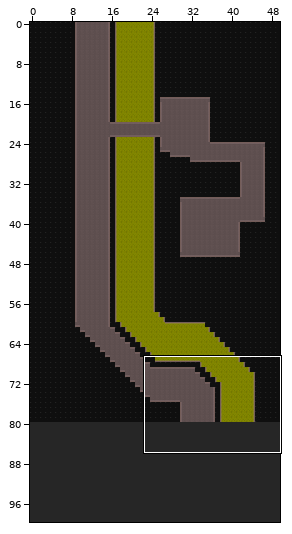
One commit to this Tiled map: resources/scenes/map/sewageSection.tmx. The picture above shows the old version from afar; the outline marks the close-up.
Close-up. Before the commit:
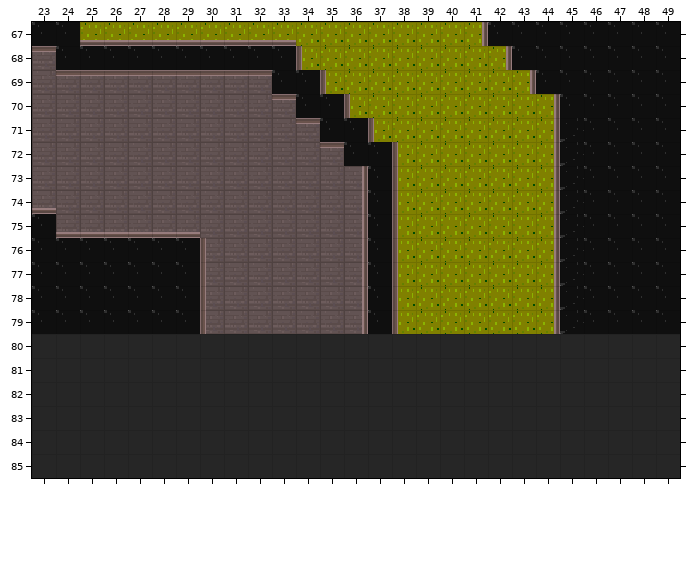
Cells are 16x16 px. Shown: x 23..49, y 67..85. The commit also changed other parts of the map, which this record leaves out. The old version is drawn lined up with the new one.
After:
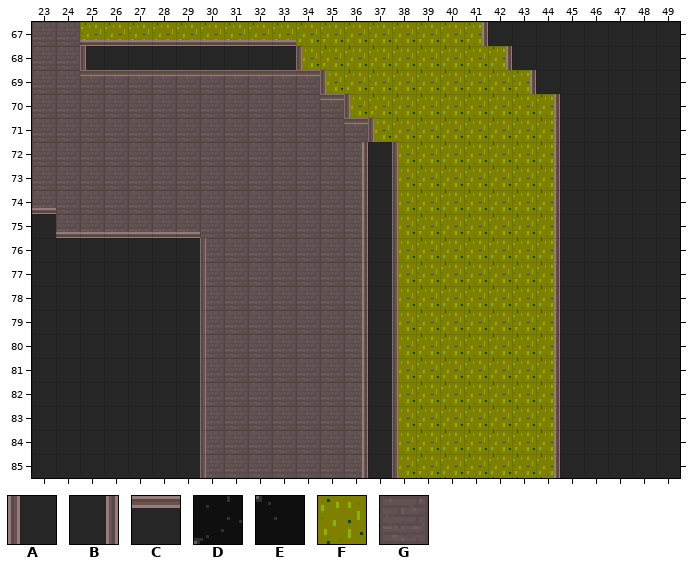
Key: from "FULL_DESERT_TILESET_WIP": A 183, B 188, C 188 turned 270, D 266, E 330, F 406, G 407.
_ is an empty cell.
The edit:
map size 50x80 -> 50x100 cells
Layer "Floor, background and sewage":
y 67: x 23..24 EE -> GG; x 42..49 EEEEEEEE -> ________
y 68: x 24..33 EEEEEEEEEE -> G_________; x 43..49 EEEEEEE -> _______
y 69: x 33..34 EE -> GG; x 44..49 EEEEEE -> ______
y 70: x 34..35 EE -> GG; x 45..49 EEEEE -> _____
y 71: x 35..36 EE -> GG; x 45..49 DEEEE -> _____
y 72: x 36..37 EE -> G_; x 45..49 DEEEE -> _____
y 73..74: x 37 E -> _; x 45..49 DEEEE -> _____
y 75: x 23 E -> _; x 37 E -> _; x 45..49 DEEEE -> _____
y 76..79: x 23..29 EEEEEEE -> _______; x 37 E -> _; x 45..49 DEEEE -> _____
y 80..85: x 30..36 _______ -> GGGGGGG; x 38..44 _______ -> FFFFFFF
Layer "Barriers":
y 68: x 23 C -> _; x 25 _ -> A
y 69: x 24 C -> _; x 33..34 __ -> CC
y 70: x 33 C -> _; x 35 _ -> C
y 71: x 34 C -> _; x 36 _ -> C
y 72: x 35..36 C_ -> _B
y 80..85: x 30 _ -> A; x 36 _ -> B; x 38 _ -> A; x 44 _ -> B
Pixel boxes of the changes (left, top, right, bottom) in both close-ups:
changed: (32, 22, 680, 478)
